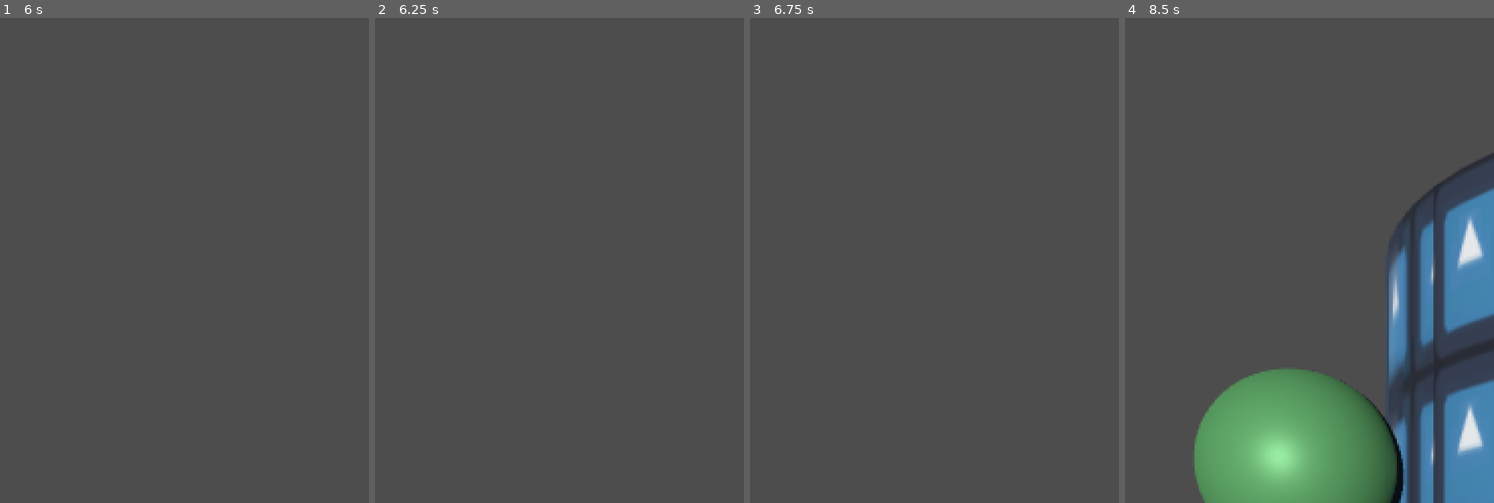
Above: before the commit, frames 1-4 (left to right).
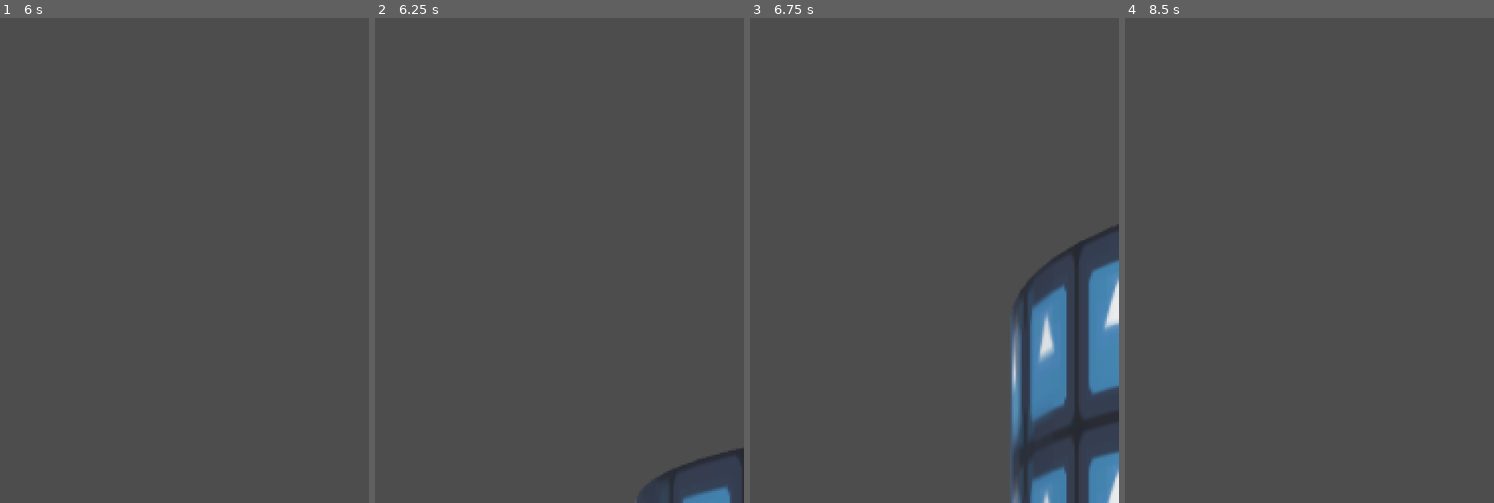
Above: after the commit, the same moments.

Repository: gracedes/tower-platformer
Game: Godot game, scene res://scenes/test.tscn
Same seed, same stepped clock (60 frames per second), same inputs: the game is played once before the commit and once after it. The engine's default icon, where the game draws it, is replaced by a stand-in: a white triangle on a blue panel in a dark square.
Inputs:
- Up to frame 1 (6 s): tap Enter at 0.5, 3.5 s; hold D (right) 0.53-1.28 s; hold Space (jump) 0.53-1.28 s; hold A (left) 1.28-2.03 s; tap Space (jump) at 1.35, 1.52, 1.82, 2, 2.85, 3.02, 3.32, 4.35, 4.52, 4.82, 5.85 s; hold Space (jump) 2.03-2.78 s; hold D (right) 2.03-3.53 s; hold Space (jump) 3.53-4.28 s; hold A (left) 3.53-5.78 s; hold Space (jump) 5.03-5.78 s; hold D (right) from 5.78 s (still down)
- Up to frame 2 (6.25 s): keep holding D (right); tap Space (jump) at 6.02 s
- Up to frame 3 (6.75 s): keep holding D (right); tap Space (jump) at 6.32 s; hold Space (jump) from 6.53 s (still down)
- Up to frame 4 (8.5 s): release Space (jump) at 7.28 s; tap Space (jump) at 7.35, 7.52, 7.82 s; release D (right) at 8.03 s; hold A (left) from 8.03 s (still down); hold Space (jump) from 8.03 s (still down)

Frame 1 is identical in both runs. In frame 2, 1.3% of the frame differs, in the area x 70-100%, y 88-100%; in frame 3, 11%; in frame 4, 28%, in the area x 18-100%, y 28-100%.

Commit message:
made player tilt on glide, and orbs respawn now

Diff:
--- a/entities/jump-orb/jump_orb.gd
+++ b/entities/jump-orb/jump_orb.gd
@@ -1,6 +1,9 @@
 extends Area3D
 
 # TODO: make orb respawn on timer (or ground touch)
+
+@onready var collision = get_node("CollisionShape3D")
+@onready var mesh = get_node("MeshInstance3D")
 
 func _on_body_entered(body: Node) -> void:
 	if not (body is CharacterBody3D):
@@ -9,5 +12,11 @@
 	var player: CharacterBody3D = body
 	if not player:
 		return
+	collision.disabled = true
+	mesh.visible = false
 	player.add_jump()
 	# queue_free()
+
+func respawn() -> void:
+	collision.disabled = false
+	mesh.visible = true
--- a/player/player.gd
+++ b/player/player.gd
@@ -6,6 +6,10 @@
 
 @export var jumps: int = 0
 # var max_jumps: int = 2
+var needs_reset: bool = false
+
+@onready var orbs: Array[Node] = get_node("../Stage/Orbs").get_children()
+@onready var stage = get_node("../Stage")
 
 func _physics_process(_delta: float) -> void:
 	if not check_jump():
@@ -13,6 +17,8 @@
 			if is_on_floor():
 				if jumps != 1:
 					jumps = 1
+				if needs_reset:
+					reset_jumps()
 				velocity.y = 0
 			else:
 				velocity.y += GRAVITY
@@ -22,14 +28,24 @@
 	if Input.is_action_just_pressed("jump") and jumps > 0:
 		velocity.y = JUMP_COEFF
 		jumps -= 1
+		needs_reset = true
 		return true
 	return false
 
 func check_glide() -> bool:
 	if Input.is_action_pressed("jump") and velocity.y < 0:
 		velocity.y = GLIDE_GRAVITY
+		rotation.z =  move_toward(rotation.z, sign(stage.angular_velocity.y) * 0.5, 0.05)
+		print_debug(rotation.z)
 		return true
+	rotation.z = 0.0
 	return false
 
 func add_jump() -> void:
 	jumps += 1
+	needs_reset = true
+
+func reset_jumps() -> void:
+	for orb: Node in orbs:
+		orb.respawn()
+	needs_reset = false
--- a/player/player.tscn
+++ b/player/player.tscn
@@ -13,6 +13,8 @@
 [node name="Player" type="CharacterBody3D" unique_id=1027099035]
 axis_lock_linear_x = true
 axis_lock_linear_z = true
+axis_lock_angular_x = true
+axis_lock_angular_y = true
 script = ExtResource("1_oul6g")
 
 [node name="CollisionShape3D" type="CollisionShape3D" parent="." unique_id=809882514]
